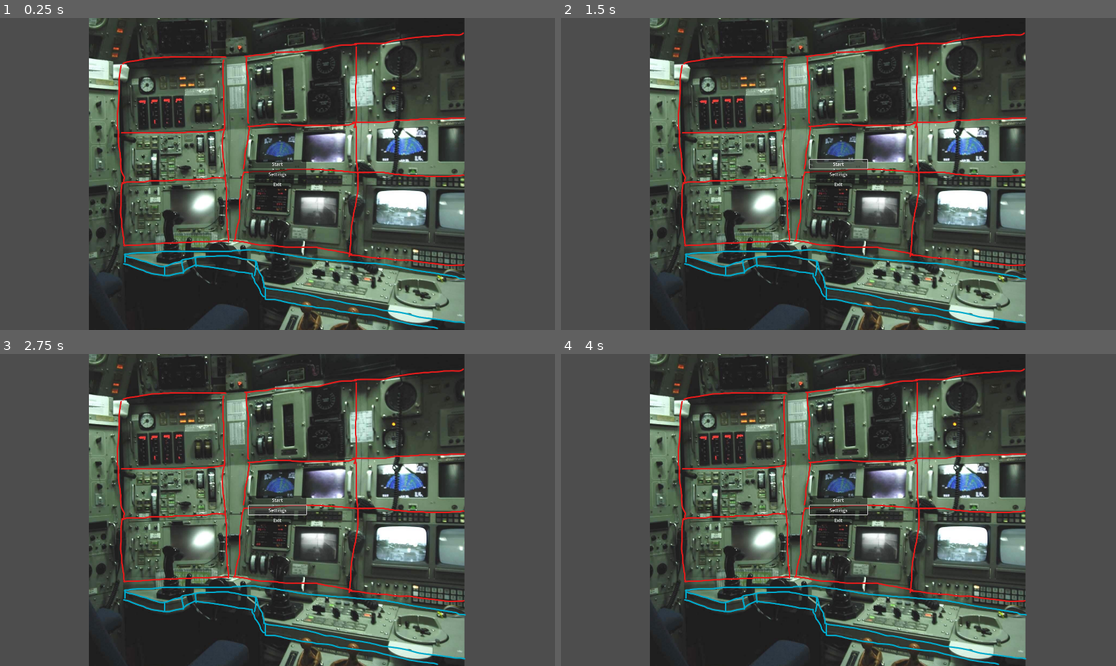
Above: before the commit, frames 1-4 (two rows, left to right).
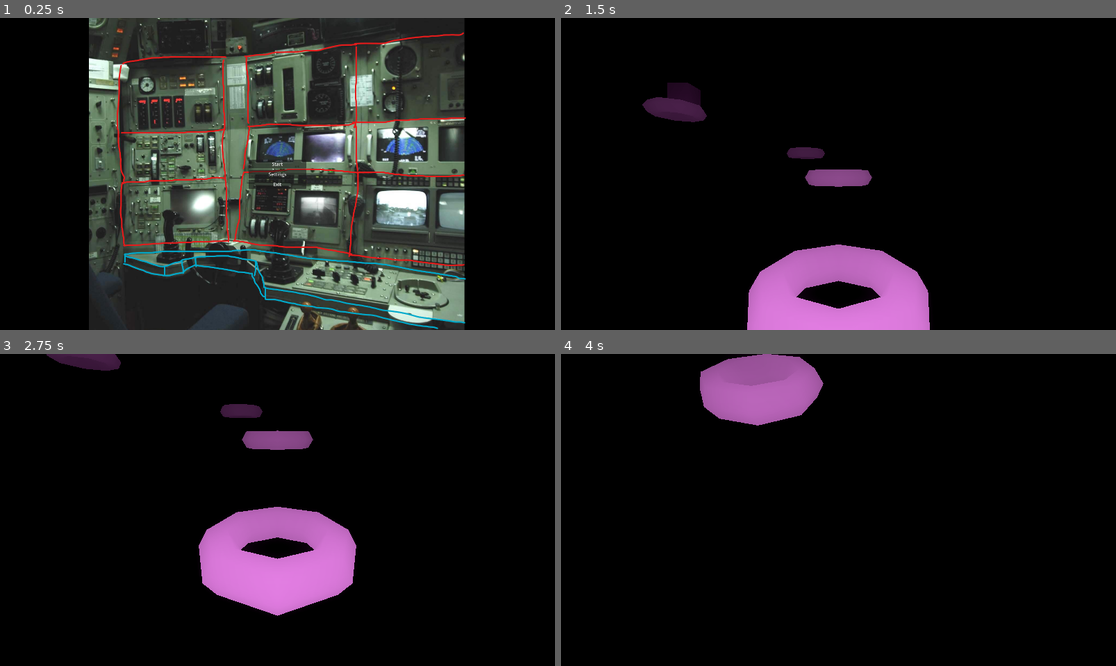
Above: after the commit, the same moments.

Repository: 834N5/game
Game: Godot game, scene res://menu/menu.tscn
The game is run twice, just before and just after one commit, with the same random seed, the same clock (stepped at 60 frames per second) and the same inputs.
Inputs (mouse positions are in pixels of both pictures, inside the frame that each line leads up to):
- Up to frame 1 (0.25 s): no input
- Up to frame 2 (1.5 s): click "Start" at 0.5 s; click (838, 164) at 1.25 s, where only the run before the commit has a clickable "Start"
- Up to frame 3 (2.75 s): click (277, 510) at 2 s, where only the run before the commit has a clickable "Settings"
- Up to frame 4 (4 s): move the mouse to (960, 494) at 2.77 s; hold D (right) 2.78-3.53 s; tap W (foward) at 2.85, 3.6 s; move the mouse to (727, 525) at 3.52 s; hold S (backwards) from 3.53 s (still down)

The runs differ from the first frame. In frame 1, 32% of the frame differs, in the area x 0-100%, y 0-100%; in frame 2, 100%; in frame 3, 100%; in frame 4, 100%.

Commit message:
somthing

Diff:
--- a/menu/background-image.gd
+++ b/menu/background-image.gd
@@ -7,16 +7,16 @@
 
 
 # Called every frame. 'delta' is the elapsed time since the previous frame.
-func _process(delta):
+func _process(_delta):
 	var viewportWidth = get_viewport().size.x
 	var viewportHeight = get_viewport().size.y
 	var aspectRatio = float(viewportWidth)/viewportHeight
 	var imageAspectRatio = texture.get_size().x/texture.get_size().y
-	var scale
-	scale = viewportWidth / $".".texture.get_size().x
+	var reScale
+	reScale = viewportWidth / $".".texture.get_size().x
 	if aspectRatio > imageAspectRatio:
-		scale = viewportHeight / $".".texture.get_size().y
+		reScale = viewportHeight / $".".texture.get_size().y
 	else:
-		scale = viewportWidth / $".".texture.get_size().x
+		reScale = viewportWidth / $".".texture.get_size().x
 	$".".set_position(Vector2(viewportWidth/2, viewportHeight/2))
-	$".".set_scale(Vector2(scale, scale))
+	$".".set_scale(Vector2(reScale, reScale))
--- a/menu/menu.gd
+++ b/menu/menu.gd
@@ -7,12 +7,12 @@
 
 
 # Called every frame. 'delta' is the elapsed time since the previous frame.
-func _process(delta):
+func _process(_delta):
 	pass
 
 
 func _on_start_pressed():
-	get_tree().change_scene_to_file("res://ok.tscn")
+	get_tree().change_scene_to_file("res://obby/ok.tscn")
 
 func _on_settings_pressed():
 	pass # Replace with function body.
--- a/obby/obby.gd
+++ b/obby/obby.gd
@@ -8,5 +8,5 @@
 
 
 # Called every frame. 'delta' is the elapsed time since the previous frame.
-func _process(delta):
+func _process(_delta):
 	pass
--- a/obby/pause.gd
+++ b/obby/pause.gd
@@ -6,7 +6,7 @@
 	pass
 
 
-func _input(event):
+func _input(_event):
 	if Input.is_action_just_pressed("escape"):
 		print(Input.mouse_mode)
 		if get_tree().paused:
@@ -17,5 +17,5 @@
 			Input.set_mouse_mode(Input.MOUSE_MODE_VISIBLE)
 
 # Called every frame. 'delta' is the elapsed time since the previous frame.
-func _process(delta):
+func _process(_delta):
 	pass
--- a/obby/playerController.gd
+++ b/obby/playerController.gd
@@ -30,7 +30,6 @@
 
 	# Get the input direction and handle the movement/deceleration.
 	# As good practice, you should replace UI actions with custom gameplay actions.
-	var thing = 0
 	var input_dir = Input.get_vector("left", "right", "foward", "backwards")
 	var direction = (head.transform.basis * Vector3(input_dir.x, 0, input_dir.y)).normalized()
 	if direction:
--- a/project.godot
+++ b/project.godot
@@ -13,6 +13,7 @@
 config/name="test"
 run/main_scene="res://menu/menu.tscn"
 config/features=PackedStringArray("4.2", "Forward Plus")
+boot_splash/bg_color=Color(0, 0, 0, 1)
 boot_splash/image="res://submarine.png"
 config/icon="res://icon.svg"
 
@@ -20,6 +21,7 @@
 
 window/size/viewport_width=1920
 window/size/viewport_height=1080
+window/size/mode=3
 
 [input]
 
@@ -53,3 +55,7 @@
 "events": [Object(InputEventKey,"resource_local_to_scene":false,"resource_name":"","device":-1,"window_id":0,"alt_press …(182 unchanged characters)…
 ]
 }
+
+[rendering]
+
+environment/defaults/default_clear_color=Color(0, 0, 0, 1)
Not shown, changed: build/obby.exe
Not shown, changed: build/obby.x86_64
Not shown, changed: build/obby.zip
